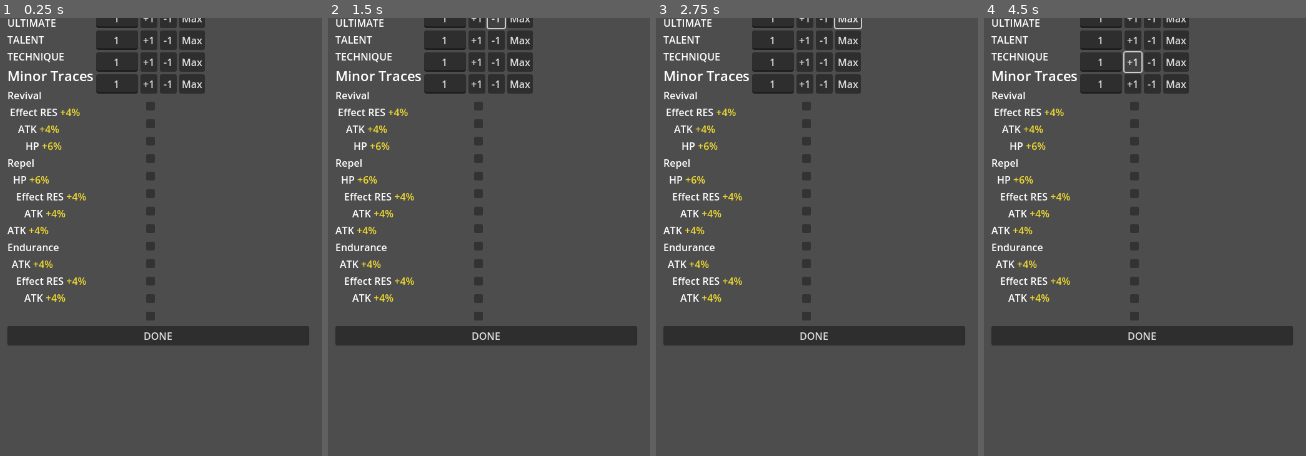
Above: before the commit, frames 1-4 (left to right).
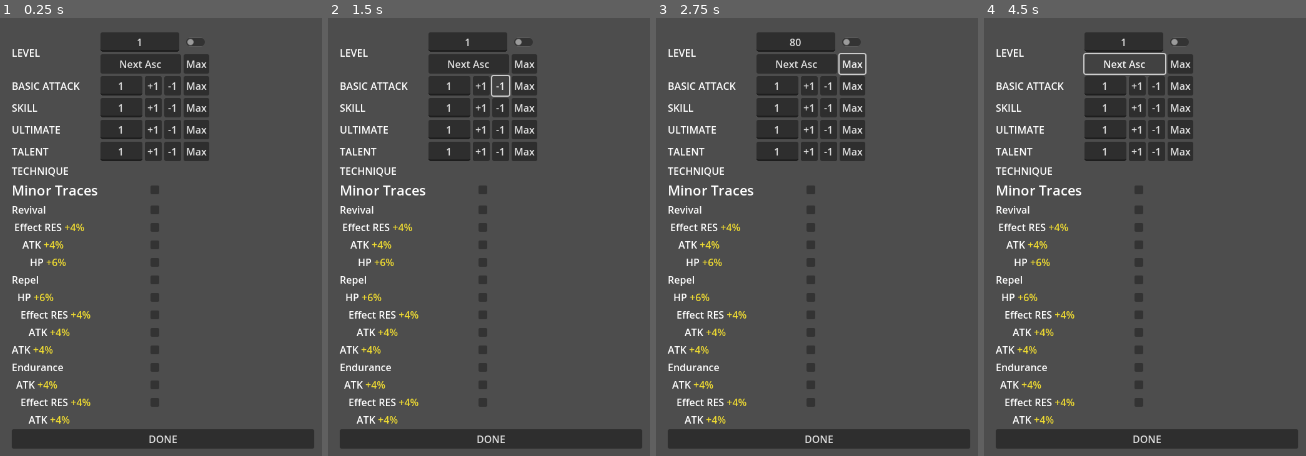
Above: after the commit, the same moments.

Repository: Rydahhhhhh/HoyoPlanner
Game: Godot game, scene res://Scenes/main/main.tscn
The game is run twice, just before and just after one commit, with the same random seed, the same clock (stepped at 60 frames per second) and the same inputs.
Inputs (mouse positions are in pixels of both pictures, inside the frame that each line leads up to):
- Up to frame 1 (0.25 s): no input
- Up to frame 2 (1.5 s): click "+1" at 0.5 s; click "-1" at 1.25 s
- Up to frame 3 (2.75 s): click "Max" at 2 s
- Up to frame 4 (4.5 s): click "DONE" at 2.75 s; click "DONE" at 3.5 s; click (1125, 61) at 4.25 s, where only the run after the commit has a clickable "Next Asc"

The runs differ from the first frame. In frame 1, 20% of the frame differs, in the area x 2-98%, y 0-99%; in frame 2, 20%; in frame 3, 20%; in frame 4, 20%.
Error before the commit: Assertion failed. (res://Scenes/Character)

Commit message:
All changes
The branches are kind of a mess, going to fix them. Then after I may actually have proper commits

Diff:
--- a/Scenes/Character Planner Menu/character_planner_menu.gd
+++ b/Scenes/Character Planner Menu/character_planner_menu.gd
@@ -1,8 +1,5 @@
+@tool
 extends VBoxContainer
 
 @onready var sr_character_plan: HBoxContainer = $SrCharacterPlan
 @onready var button: Button = $Button
-
-
-func _on_button_pressed() -> void:
-	print(sr_character_plan.get_data())
--- a/Scenes/Character Planner Menu/character_planner_menu.tscn
+++ b/Scenes/Character Planner Menu/character_planner_menu.tscn
@@ -1,6 +1,6 @@
 [gd_scene load_steps=3 format=3 uid="uid://cw8toj2wvpp2p"]
 
-[ext_resource type="PackedScene" uid="uid://y0xp70vofje8" path="res://Scenes/Character Planner Menu/SrCharacterPlan.tscn" id="1_3av1a"]
+[ext_resource type="PackedScene" uid="uid://y0xp70vofje8" path="res://Scenes/Character Planner Menu/sr_character_plan.tscn" id="1_3av1a"]
 [ext_resource type="Script" path="res://Scenes/Character Planner Menu/character_planner_menu.gd" id="1_n3a7k"]
 
 [node name="Character Planner Menu" type="VBoxContainer"]
--- a/Scenes/Character Planner Menu/check_box_input.gd
+++ b/Scenes/Character Planner Menu/check_box_input.gd
@@ -8,7 +8,7 @@
 # ====================================================== #
 func _ready() -> void:
 	check_box.toggled.connect(_on_value_changed)
-	delegate_property(check_box, "button_pressed", "value")
+	delegate_property(check_box, "button_pressed", "button_pressed", false, false)
 	return
 
 # ====================================================== #
--- a/Scenes/Character Planner Menu/check_box_input.tscn
+++ b/Scenes/Character Planner Menu/check_box_input.tscn
@@ -1,9 +1,10 @@
-[gd_scene load_steps=2 format=3 uid="uid://c6prltt5aon4s"]
+[gd_scene load_steps=2 format=3 uid="uid://pl3mrqe03nvi"]
 
 [ext_resource type="Script" path="res://Scenes/Character Planner Menu/check_box_input.gd" id="1_5du8b"]
 
 [node name="CheckBoxInput" type="CenterContainer"]
 script = ExtResource("1_5du8b")
+value = false
 
 [node name="CheckBox" type="CheckBox" parent="."]
 layout_mode = 2
--- a/Scenes/Character Planner Menu/expanded_int_input.tscn
+++ b/Scenes/Character Planner Menu/expanded_int_input.tscn
@@ -26,6 +26,7 @@
 [node name="InputSwitch" type="CheckButton" parent="HBoxContainer"]
 unique_name_in_owner = true
 layout_mode = 2
+mouse_default_cursor_shape = 2
 script = ExtResource("3_2k846")
 
 [node name="HBoxContainer2" type="HBoxContainer" parent="."]
--- a/Scenes/Character Planner Menu/input_switch.gd
+++ b/Scenes/Character Planner Menu/input_switch.gd
@@ -3,7 +3,7 @@
 
 signal value_changed(to)
 
-var value: bool: set = _set_value, get = _get_value
+var value: bool = false: set = _set_value, get = _get_value
 
 func _ready() -> void:
 	var validate_self = func(x=null): value = value
@@ -20,16 +20,17 @@
 	if not is_node_ready():
 		await ready
 
-	if owner and "switch_validator" in owner and owner.switch_validator != null:
-		assert(owner.switch_validator is Callable)
-		button_pressed = owner.switch_validator.call(to)
-	else:
-		button_pressed = to
-	if owner and "switch_disable_condition" in owner and owner.switch_disable_condition != null:
-		assert(owner.switch_disable_condition is Callable)
-		disabled = owner.switch_disable_condition.call(to)
-	else:
-		disabled = false
+	#if owner and "switch_validator" in owner and owner.switch_validator != null:
+		#assert(owner.switch_validator is Callable)
+		#print(owner.switch_validator)
+		#button_pressed = owner.switch_validator.call(to)
+	#else:
+	button_pressed = to
+	#if owner and "switch_disable_condition" in owner and owner.switch_disable_condition != null:
+		#assert(owner.switch_disable_condition is Callable)
+		#disabled = owner.switch_disable_condition.call(to)
+	#else:
+	disabled = false
 	# if the value was actually changed
 	if button_pressed == not to:
 		value_changed.emit(to)
--- a/Scenes/Character Planner Menu/int_input_btn.gd
+++ b/Scenes/Character Planner Menu/int_input_btn.gd
@@ -21,22 +21,9 @@
 @export var cycle_list: Array[int] = []
 @export var hover_cycle_list: bool = false
 
-# ====================================================== #
-#                   SETTERS & GETTERS                    #
-# ====================================================== #
-func _set_operation_amount(to: int):
-	if type != ButtonTypes.OPERATION:
-		return
-	operation_amount = to
-	match operation:
-		Operations.ADD: text = "+" + str(to)
-		Operations.SUB: text = "-" + str(to)
-		Operations.MUL: text = "*" + str(to)
-		Operations.DIV: text = "/" + str(to)
-		Operations.MOD: text = "%" + str(to)
 
 # ====================================================== #
-#                       FUNCTIONS                        #
+#                     _ready / _init                     #
 # ====================================================== #
 func _ready() -> void:
 	mouse_default_cursor_shape = CURSOR_POINTING_HAND
@@ -48,6 +35,9 @@
 				if len(cycle_list) <= 0:
 					push_warning("cycle_list empty; button will have no effect")
 
+# ====================================================== #
+#                VIRTUAL METHOD OVERRIDES                #
+# ====================================================== #
 func _pressed() -> void:
 	match type:
 		ButtonTypes.OPERATION:
@@ -68,10 +58,6 @@
 # ====================================================== #
 #                        EDITOR                          #
 # ====================================================== #
-func _set_type(to: ButtonTypes):
-	type = to
-	notify_property_list_changed()
-
 func _validate_property(property: Dictionary) -> void:
 	if type != ButtonTypes.OPERATION and property.name == "operation":
 		property.usage = PROPERTY_USAGE_NONE
@@ -104,5 +90,23 @@
 	return from
 
 # ====================================================== #
+#                   SETTERS & GETTERS                    #
+# ====================================================== #
+func _set_type(to: ButtonTypes):
+	type = to
+	notify_property_list_changed()
+
+func _set_operation_amount(to: int):
+	if type != ButtonTypes.OPERATION:
+		return
+	operation_amount = to
+	match operation:
+		Operations.ADD: text = "+" + str(to)
+		Operations.SUB: text = "-" + str(to)
+		Operations.MUL: text = "*" + str(to)
+		Operations.DIV: text = "/" + str(to)
+		Operations.MOD: text = "%" + str(to)
+
+# ====================================================== #
 #                      END OF FILE                       #
 # ====================================================== #
--- a/Scenes/Character Planner Menu/int_input_cell.gd
+++ b/Scenes/Character Planner Menu/int_input_cell.gd
@@ -7,7 +7,7 @@
 	super()
 
 	int_input.value_changed.connect(_on_value_changed)
-	delegate_property(int_input, "value", "value")
+	delegate_property(int_input, "value")
 	delegate_property(int_input, "min_value", "min")
 	delegate_property(int_input, "max_value", "max")
 
--- a/Scenes/Character Planner Menu/simple_int_input.tscn
+++ b/Scenes/Character Planner Menu/simple_int_input.tscn
@@ -19,29 +19,33 @@
 text = "1"
 alignment = 1
 script = ExtResource("2_mg6yl")
+clamp_behavior = 3
 
-[node name="IntInputAdd" type="Button" parent="."]
+[node name="IntInputAdd" type="Button" parent="." node_paths=PackedStringArray("int_input_edit")]
 custom_minimum_size = Vector2(27, 0)
 layout_mode = 2
 mouse_default_cursor_shape = 2
 text = "+1"
 script = ExtResource("3_1h51c")
+int_input_edit = NodePath("../IntInput")
 operation_amount = 1
 
-[node name="IntInputSub" type="Button" parent="."]
+[node name="IntInputSub" type="Button" parent="." node_paths=PackedStringArray("int_input_edit")]
 custom_minimum_size = Vector2(27, 0)
 layout_mode = 2
 mouse_default_cursor_shape = 2
 text = "-1"
 script = ExtResource("3_1h51c")
+int_input_edit = NodePath("../IntInput")
 operation = 1
 operation_amount = 1
 
-[node name="IntInputMax" type="Button" parent="."]
+[node name="IntInputMax" type="Button" parent="." node_paths=PackedStringArray("int_input_edit")]
 custom_minimum_size = Vector2(27, 0)
 layout_mode = 2
 mouse_default_cursor_shape = 2
 text = "Max"
 script = ExtResource("3_1h51c")
+int_input_edit = NodePath("../IntInput")
 type = 1
 set_to = 1
--- a/Scenes/Character Planner Menu/sr_input_column.tscn
+++ b/Scenes/Character Planner Menu/sr_input_column.tscn
@@ -1,13 +1,13 @@
 [gd_scene load_steps=5 format=3 uid="uid://ceqf0sud2bgtn"]
 
 [ext_resource type="Script" path="res://Scenes/Character Planner Menu/sr_input_column.gd" id="1_20kso"]
-[ext_resource type="PackedScene" uid="uid://b6nwlb7e1yvvc" path="res://Scenes/Character Planner Menu/ExpandedIntInput.tscn" id="2_pnd7q"]
-[ext_resource type="PackedScene" uid="uid://cvg3f1i63lqj7" path="res://Scenes/Character Planner Menu/simple_int_input.tscn" id="3_b5nwk"]
-[ext_resource type="PackedScene" uid="uid://c6prltt5aon4s" path="res://Scenes/Character Planner Menu/check_box_input.tscn" id="4_n5cvp"]
+[ext_resource type="PackedScene" uid="uid://b6nwlb7e1yvvc" path="res://Scenes/Character Planner Menu/expanded_int_input.tscn" id="2_pnd7q"]
+[ext_resource type="PackedScene" uid="uid://cj1g1mdugi5k0" path="res://Scenes/Character Planner Menu/simple_int_input.tscn" id="3_b5nwk"]
+[ext_resource type="PackedScene" uid="uid://pl3mrqe03nvi" path="res://Scenes/Character Planner Menu/check_box_input.tscn" id="4_n5cvp"]
 
 [node name="SrInputColumn" type="VBoxContainer"]
 offset_right = 174.0
-offset_bottom = 602.0
+offset_bottom = 574.0
 script = ExtResource("1_20kso")
 
 [node name="CharacterLevel" parent="." instance=ExtResource("2_pnd7q")]
@@ -19,18 +19,22 @@
 [node name="BasicAttackLevel" parent="." instance=ExtResource("3_b5nwk")]
 unique_name_in_owner = true
 layout_mode = 2
+max = 6
 
 [node name="SkillLevel" parent="." instance=ExtResource("3_b5nwk")]
 unique_name_in_owner = true
 layout_mode = 2
+max = 12
 
 [node name="UltimateLevel" parent="." instance=ExtResource("3_b5nwk")]
 unique_name_in_owner = true
 layout_mode = 2
+max = 12
 
 [node name="TalentLevel" parent="." instance=ExtResource("3_b5nwk")]
 unique_name_in_owner = true
 layout_mode = 2
+max = 12
 
 [node name="Spacer" type="Control" parent="."]
 layout_mode = 2
@@ -38,51 +42,64 @@
 [node name="PassiveTrace1" parent="." instance=ExtResource("4_n5cvp")]
 unique_name_in_owner = true
 layout_mode = 2
+button_pressed = false
 
 [node name="PassiveTrace2" parent="." instance=ExtResource("4_n5cvp")]
 unique_name_in_owner = true
 layout_mode = 2
+button_pressed = false
 
 [node name="PassiveTrace3" parent="." instance=ExtResource("4_n5cvp")]
 unique_name_in_owner = true
 layout_mode = 2
+button_pressed = false
 
 [node name="MinorTrace1" parent="." instance=ExtResource("4_n5cvp")]
 unique_name_in_owner = true
 layout_mode = 2
+button_pressed = false
 
 [node name="MinorTrace2" parent="." instance=ExtResource("4_n5cvp")]
 unique_name_in_owner = true
 layout_mode = 2
+button_pressed = false
 
 [node name="MinorTrace3" parent="." instance=ExtResource("4_n5cvp")]
 unique_name_in_owner = true
 layout_mode = 2
+button_pressed = false
 
 [node name="MinorTrace4" parent="." instance=ExtResource("4_n5cvp")]
 unique_name_in_owner = true
 layout_mode = 2
+button_pressed = false
 
 [node name="MinorTrace5" parent="." instance=ExtResource("4_n5cvp")]
 unique_name_in_owner = true
 layout_mode = 2
+button_pressed = false
 
 [node name="MinorTrace6" parent="." instance=ExtResource("4_n5cvp")]
 unique_name_in_owner = true
 layout_mode = 2
+button_pressed = false
 
 [node name="MinorTrace7" parent="." instance=ExtResource("4_n5cvp")]
 unique_name_in_owner = true
 layout_mode = 2
+button_pressed = false
 
 [node name="MinorTrace8" parent="." instance=ExtResource("4_n5cvp")]
 unique_name_in_owner = true
 layout_mode = 2
+button_pressed = false
 
 [node name="MinorTrace9" parent="." instance=ExtResource("4_n5cvp")]
 unique_name_in_owner = true
 layout_mode = 2
+button_pressed = false
 
 [node name="MinorTrace10" parent="." instance=ExtResource("4_n5cvp")]
 unique_name_in_owner = true
 layout_mode = 2
+button_pressed = false
--- a/Scenes/main/main.tscn
+++ b/Scenes/main/main.tscn
@@ -15,3 +15,7 @@
 
 [node name="Character Planner Menu" parent="." instance=ExtResource("2_1jedn")]
 layout_mode = 1
+offset_left = -242.0
+offset_top = -337.0
+offset_right = 242.0
+offset_bottom = 337.0
--- a/Scripts/Global Nodes/SrCharacterPlan.gd
+++ b/Scripts/Global Nodes/SrCharacterPlan.gd
@@ -1,18 +1,9 @@
 @tool
 extends EasyGrid
 
-@onready var sr_label_column: VBoxContainer = $SrLabelColumn
-@onready var sripcol_test: VBoxContainer = $SripcolTest
-@onready var sripcol_test_2: VBoxContainer = $SripcolTest2
+@onready var sr_label_column: VBoxContainer = %SrLabelColumn
+@onready var sr_input_column: VBoxContainer = %SrInputColumn
 
 func _ready() -> void:
 	add_grid_column(sr_label_column)
-	add_grid_column(sripcol_test)
-	add_grid_column(sripcol_test_2)
-
-func get_data():
-	var data = []
-	for child in get_children():
-		if child != sr_label_column:
-			data.append(child.get_data())
-	return data
+	add_grid_column(sr_input_column)
